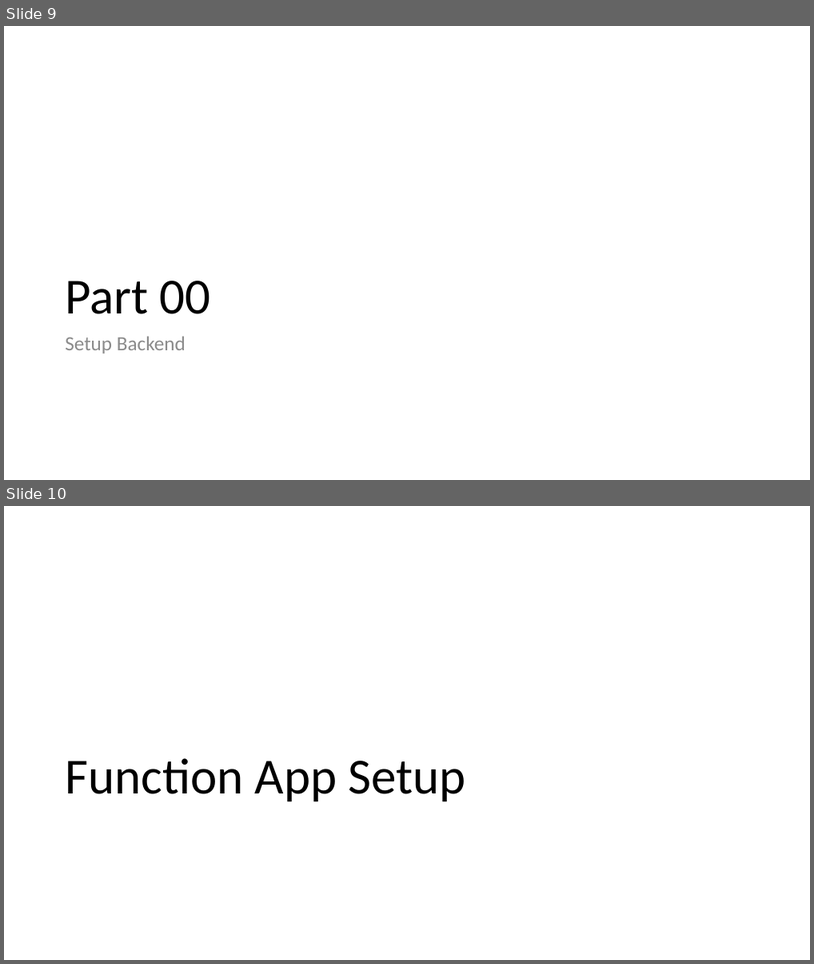
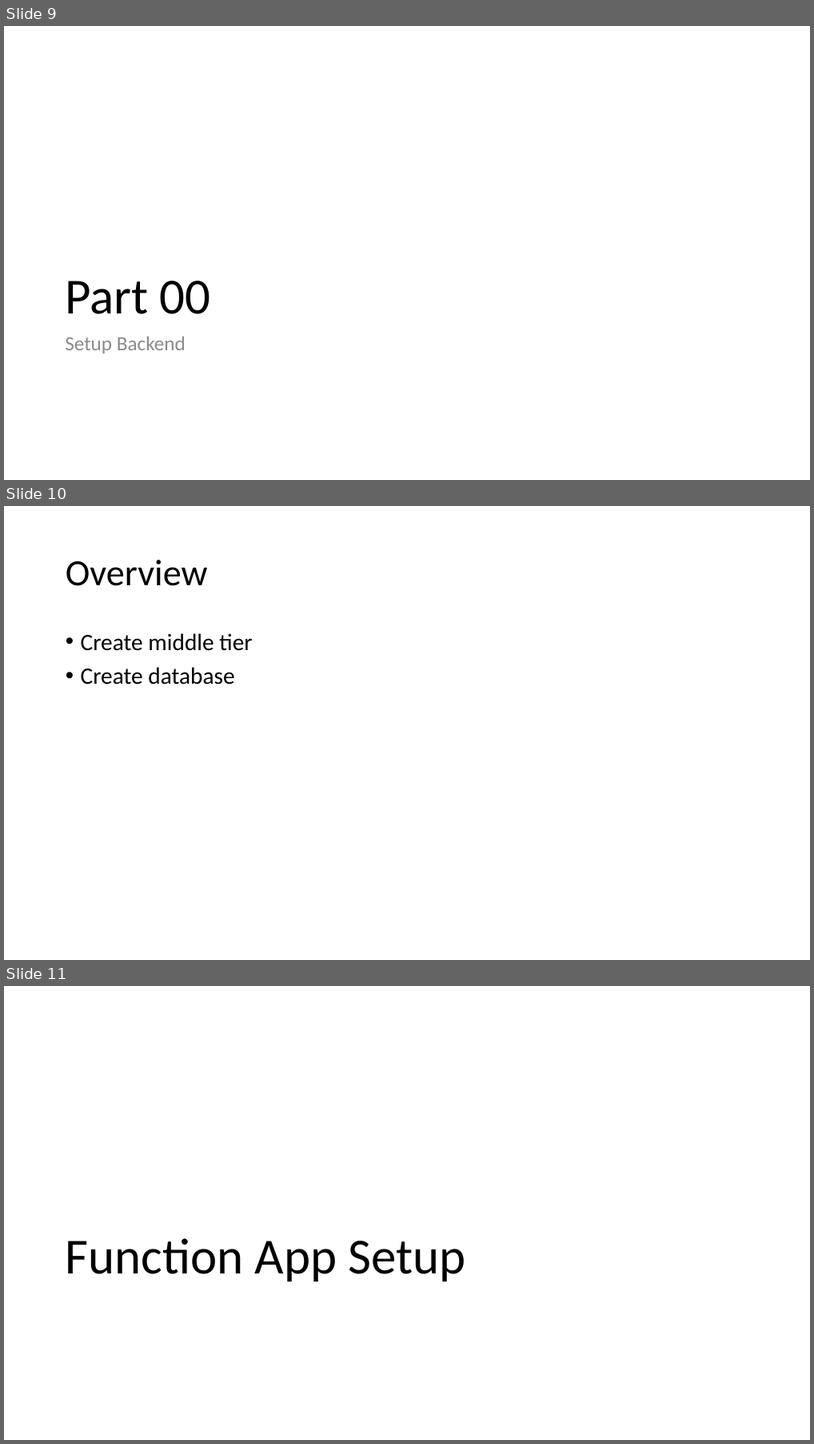
Before and after one commit to usri/ServerlessCloudNativeWorkshop, a slide deck: Creating a serverless cloud native app on Azure.pptx. Shown one above the other, each under a label of ours: slides 9 and 10 before the commit, slides 9, 10 and 11 after it. The pictures are 814x964 and 814x1444 pixels, drawn with LibreOffice and Linux fonts; fonts in the diff are those of the drawing. Boxes give left, top, right and bottom in pixels: in the first picture for what was removed or moved away, otherwise in the second. Text is boxed around its words. In the diff, an @@ line names an element or a change of style, - is before the commit and + after.

```diff
--- a/Creating a serverless cloud native app on Azure.pptx
+++ b/Creating a serverless cloud native app on Azure.pptx
@@ slide 10 added at box(4, 506, 810, 960), background #FFFFFF @@
@@ title added at box(66, 560, 208, 586), 44 pt, text #000000 @@
+Overview
@@ text added at box(81, 633, 252, 684), 28 pt, text #000000 @@
+• Create middle tier
+• Create database
@@ what was slide 10 is now slide 11 @@
```
Also in this commit, not shown: 1 slide changed, 1 other slide added, 3 other files.
